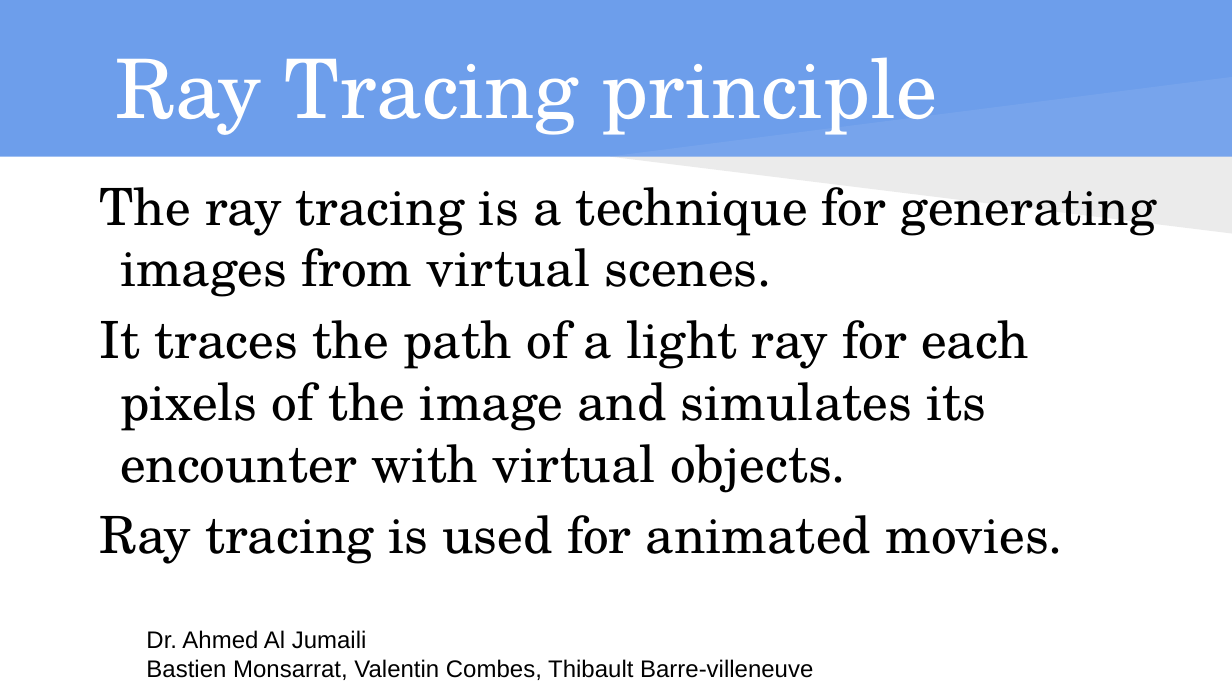
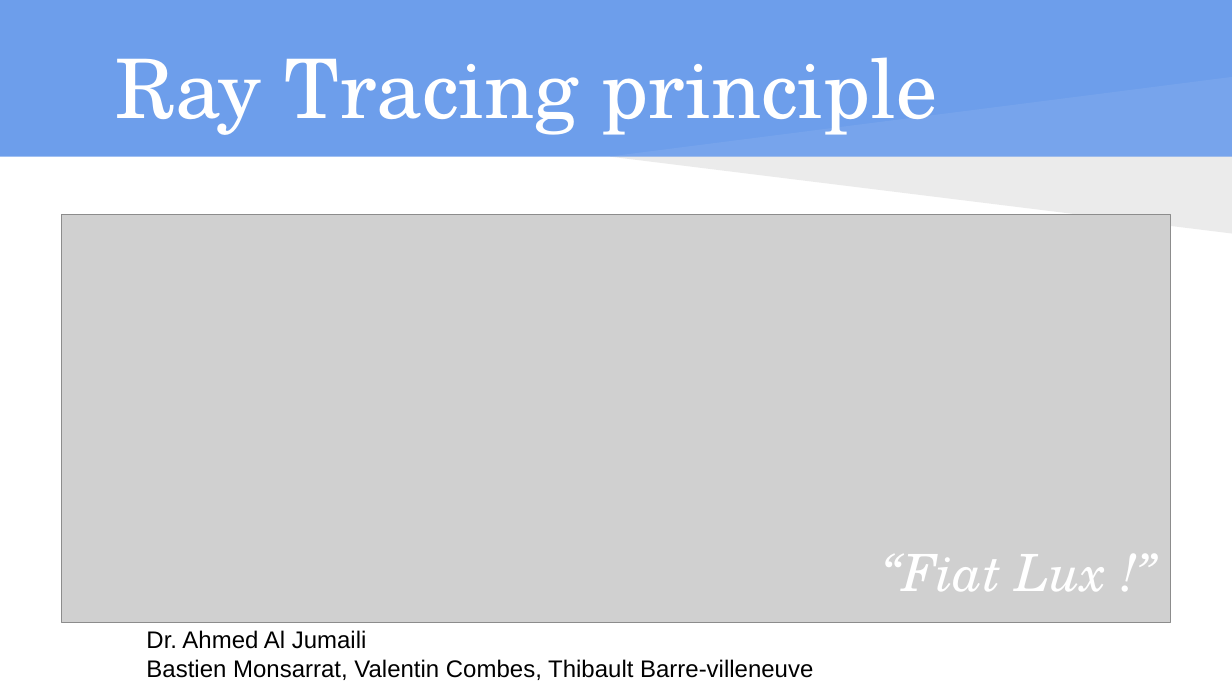
Before and after one commit to isundil/drt, a slide deck: slide 11 of Presentation DS - drt.pptx (slide 7 before the commit). Drawn at 1232x693 pixels with LibreOffice and Linux fonts; fonts in the diff are those of the drawing; grey boxes stand for pictures. Boxes give left, top, right and bottom in pixels: in the first picture for what was removed or moved away, otherwise in the second. Text is boxed around its words. In the diff, an @@ line names an element or a change of style, - is before the commit and + after.

```diff
--- a/Presentation DS - drt.pptx
+++ b/Presentation DS - drt.pptx
@@ text removed at [100, 187, 1157, 564] @@
-The ray tracing is a technique for generating images from virtual scenes.
-It traces the path of a light ray for each pixels of the image and simulates its encounter with virtual objects.
-Ray tracing is used for animated movies.
@@ picture added at [62, 214, 1170, 622] @@
@@ text added at [883, 554, 1107, 591], 30 pt, text #FFFFFF, italic @@
+“Fiat Lux !”
```
Also in this commit, not shown: 7 other slides changed, 9 slides added, 4 slides removed.
